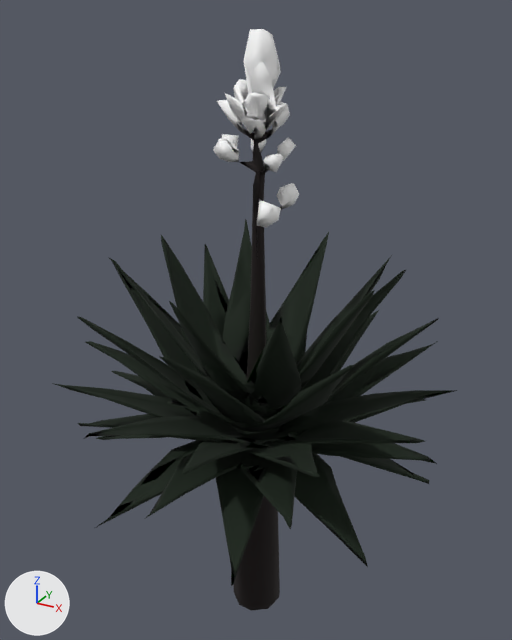
Before and after pictures for a commit that changed the glTF model public/assets/worldstream/gen3d-p37d/gen3d-yucca-plant-lod0.glb.
Before and after are seen from a 50 mm lens placed at (0.496, -0.906, 1.024), pointed at (-0.015, 0.022, 0.559). The axes (+X, +Y, +Z) are drawn at lower left. The lights are the same throughout. The older version comes first. Where no turn or scale is listed for an object, it has been applied to the vertices.

Objects in the first picture: 'part_0'.
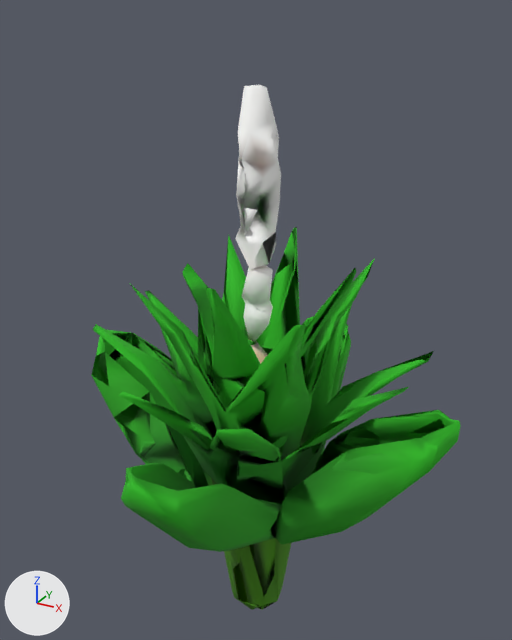
Location of each change, (x1, y1, x2, y2) in pixels of the pictures (512 x 640 px):
'part_0', reshaped, moved (9% narrower, 10% shorter): before (52, 29, 458, 610); after (91, 85, 461, 610)
part 1 of me_mesh_0, rebuilt (9% narrower, 31% shorter): before (52, 29, 458, 586); after (91, 227, 461, 610)
part 2 of me_mesh_0, added: after (235, 85, 281, 364)
part 3 of me_mesh_0, deleted: before (234, 496, 280, 610)

Diff of the bpy script that builds the scene:
```diff
--- a/public/assets/worldstream/gen3d-p37d/gen3d-yucca-plant-lod0.glb.py
+++ b/public/assets/worldstream/gen3d-p37d/gen3d-yucca-plant-lod0.glb.py
@@ me_mesh_0 @@
 # used by ob_part_0; location = (-0.001, 0.0, 0.0)
-me_mesh_0.from_pydata(...)  # 1934 vertices, 4381 faces; spans x -0.308..0.31, y -0.315..0.314, z 0.0..0.998
+me_mesh_0.from_pydata(...)  # 1053 vertices, 3512 faces; spans x -0.335..0.332, y -0.335..0.333, z 0.0..0.926
+# me_mesh_0 part 1: the loose piece of 1827 vertices spanning x -0.308..0.31, y -0.315..0.314, z 0.298..0.998 is rebuilt with 955 vertices and now spans x -0.335..0.332, y -0.335..0.333, z 0.0..0.683
+# me_mesh_0 part 2: a new loose piece of 98 vertices spanning x -0.034..0.035, y -0.037..0.034, z 0.401..0.926, in mat_material_0
+# me_mesh_0 part 3: the loose piece of 107 vertices spanning x -0.065..0.063, y -0.064..0.064, z 0.0..0.335 is deleted
 me_mesh_0.materials.append(mat_material_0)
@@ ob_part_0 @@
 ob_part_0 = bpy.data.objects.new('part_0', me_mesh_0)
-ob_part_0.location = (-0.001, 0.0, 0.0)
+ob_part_0.location = (0.001, 0.001, 0.0)
```
